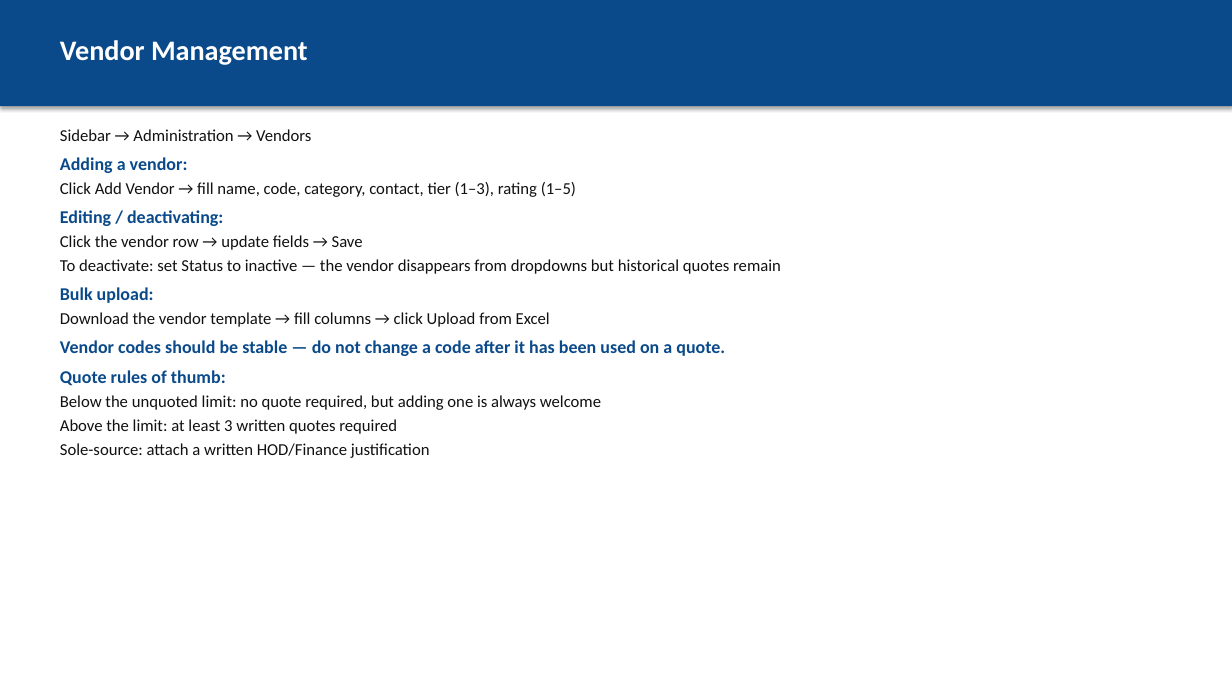
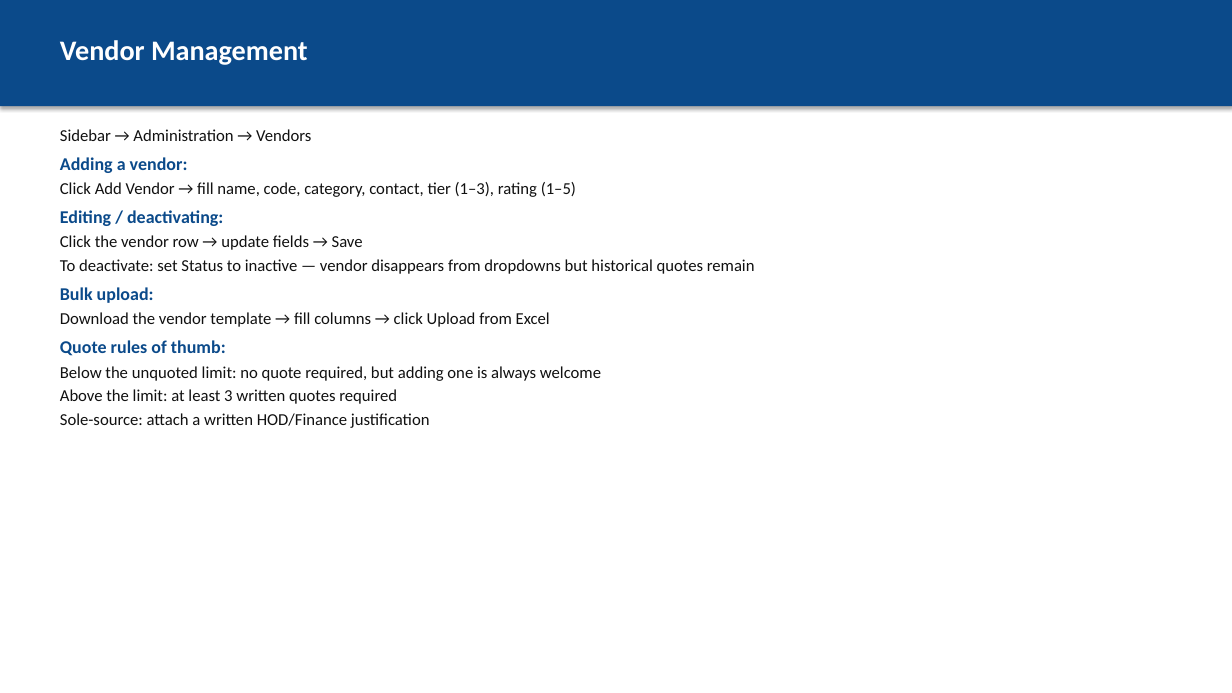
Before and after one commit to hetchsol/pras, a slide deck: slide 7 of docs/user-manual/05-procurement.pptx (slide 6 before the commit). Drawn at 1232x693 pixels with LibreOffice and Linux fonts; fonts in the diff are those of the drawing. Boxes give left, top, right and bottom in pixels: in the first picture for what was removed or moved away, otherwise in the second. Text is boxed around its words. In the diff, an @@ line names an element or a change of style, - is before the commit and + after.

```diff
--- a/docs/user-manual/05-procurement.pptx
+++ b/docs/user-manual/05-procurement.pptx
@@ text at [60, 259, 755, 274]: text changed @@
-To deactivate: set Status to inactive — the vendor disappears from dropdowns but historical quotes remain
+To deactivate: set Status to inactive — vendor disappears from dropdowns but historical quotes remain
@@ text at [60, 340, 725, 356]: paragraph removed @@
-Vendor codes should be stable — do not change a code after it has been used on a quote.
```
Also in this commit, not shown: 5 other slides changed, 1 slide added, 8 other files.
